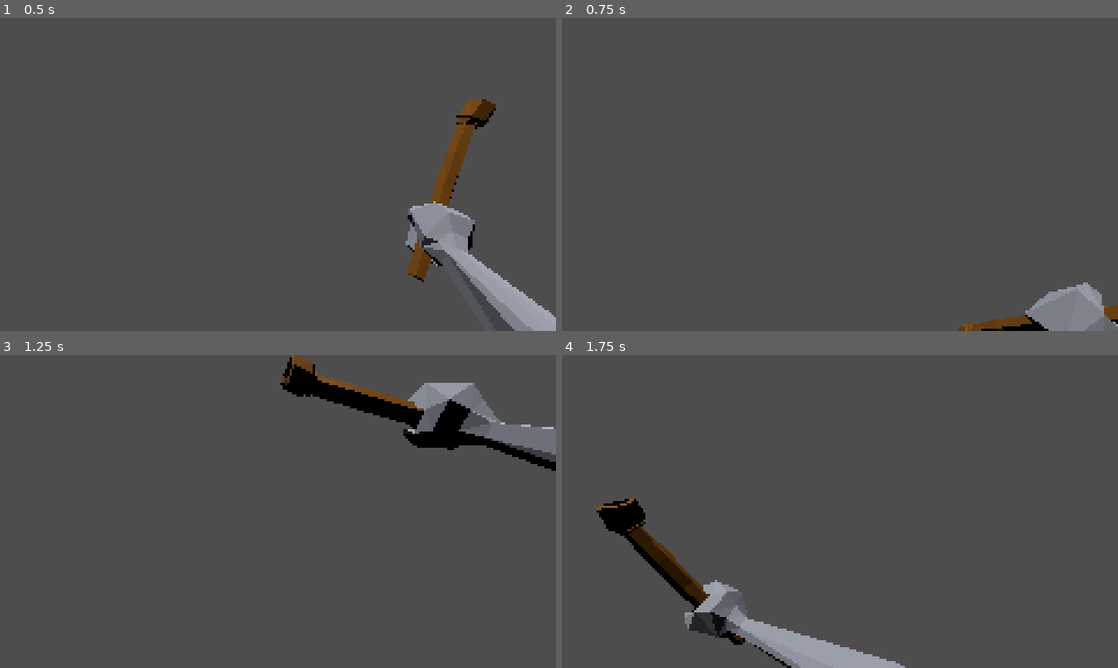
Above: before the commit, frames 1-4 (two rows, left to right).
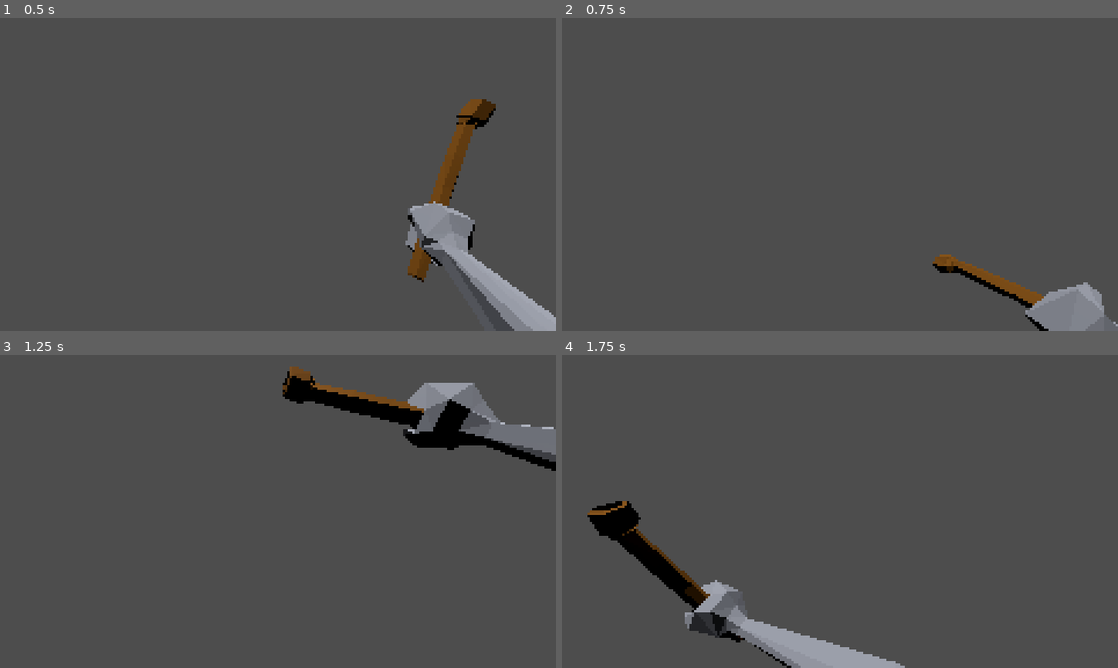
Above: after the commit, the same moments.

Repository: tm-nielsen/rizzfield
Game: Godot game, scene res://scenes/combat_test.tscn
The game is run twice, just before and just after one commit, with the same random seed, the same clock (stepped at 60 frames per second) and the same inputs. The project has no main scene, so this scene is started directly.
Inputs (mouse positions are in pixels of both pictures, inside the frame that each line leads up to):
- Up to frame 1 (0.5 s): no input
- Up to frame 2 (0.75 s): move the mouse to (962, 158) at 0.52 s; press the mouse at (962, 158) at 0.53 s
- Up to frame 3 (1.25 s): no input
- Up to frame 4 (1.75 s): move the mouse to (728, 527) at 1.27 s; release the mouse at (728, 527) at 1.28 s; click (728, 527) at 1.35 s

Frame 1 is identical in both runs. In frame 2, 1.6% of the frame differs, in the area x 66-100%, y 75-100%; in frame 3, 1.3%; in frame 4, 1.5%.

Commit message:
Refined basic attack animations - added pipe rotation frame to charge and swing animations to loosen things up

Diff:
--- a/resources/animations/pipe_animation_library.tres
+++ b/resources/animations/pipe_animation_library.tres
@@ -67,6 +67,18 @@
 "transitions": PackedFloat32Array(1, 1, 1, 1, 1),
 "update": 0,
 "values": [Vector3(-0.376901, -0.804522, 0.430348), Vector3(-0.133651, -0.913673, 0.799051), Vector3(0.811412, 0.183816, 3.1137), Vector3(0.709588, -0.0995321, 1.45644), Vector3(0.570296, -0.0377446, 1.38446)]
+}
+tracks/2/type = "value"
+tracks/2/imported = false
+tracks/2/enabled = true
+tracks/2/path = NodePath("Models/Pipe:rotation")
+tracks/2/interp = 0
+tracks/2/loop_wrap = true
+tracks/2/keys = {
+"times": PackedFloat32Array(0.0833333, 0.166667, 0.25, 0.333333, 0.416667),
+"transitions": PackedFloat32Array(1, 1, 1, 1, 1),
+"update": 0,
+"values": [Vector3(0, 0, 0), Vector3(-0.782061, 0.104434, -0.237223), Vector3(0, 0, 0), Vector3(0.383574, 0.00261376, 0.157298), Vector3(-0.214172, -0.0239034, -0.00612751)]
 }
 
 [sub_resource type="Animation" id="Animation_rlw5b"]
@@ -168,6 +180,18 @@
 "transitions": PackedFloat32Array(1, 1, 1, 1, 1, 1),
 "update": 0,
 "values": [Vector3(0.986535, -0.682338, -1.4291), Vector3(-0.186774, 0.647597, 1.55115), Vector3(-0.184052, 0.785902, 1.38232), Vector3(-0.116366, 0.980646, 0.635949), Vector3(-0.370728, 0.496074, 0.280253), Vector3(0.116524, -0.161318, -0.322788)]
+}
+tracks/2/type = "value"
+tracks/2/imported = false
+tracks/2/enabled = true
+tracks/2/path = NodePath("Models/Pipe:rotation")
+tracks/2/interp = 0
+tracks/2/loop_wrap = true
+tracks/2/keys = {
+"times": PackedFloat32Array(0.166667, 0.25, 0.333333, 0.5, 0.583333),
+"transitions": PackedFloat32Array(1, 1, 1, 1, 1),
+"update": 0,
+"values": [Vector3(0, 0, 0), Vector3(-0.26483, -0.209563, 0.0865067), Vector3(0, 0, 0), Vector3(-0.0120639, 0.306741, 0.299086), Vector3(0, 0, 0)]
 }
 
 [resource]
